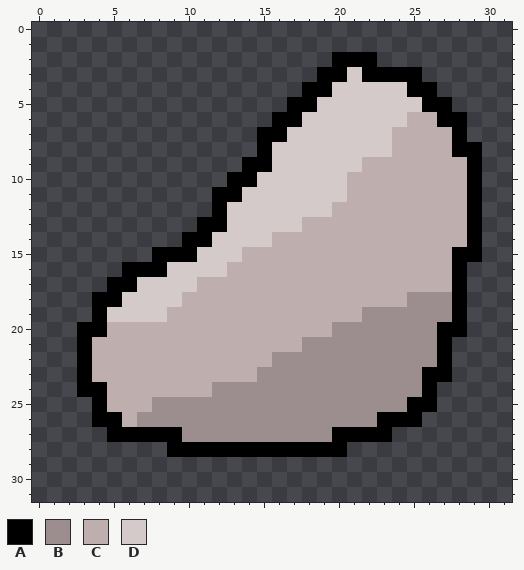
Pixel-art file: Assets/Images/Stone.ase. The first picture shows the starting point.
32x32 pixels, 1 frame.
Palette (. is transparent): A #000000  B #9c8e8e  C #beaeae  D #d5caca
Pixels before, first column x 3:
 2 .................AAA.......
 3 ................AADAAAA....
 4 ...............AADDDDDAA...
 5 ..............AADDDDDDDAA..
 6 .............AADDDDDDDCCAA.
 7 ............AADDDDDDDCCCCA.
 8 ............ADDDDDDDDCCCCAA
 9 ...........AADDDDDDCCCCCCCA
10 ..........AADDDDDDCCCCCCCCA
11 .........AADDDDDDDCCCCCCCCA
12 .........ADDDDDDDCCCCCCCCCA
13 ........AADDDDDCCCCCCCCCCCA
14 .......AADDDDCCCCCCCCCCCCCA
15 .....AAADDDCCCCCCCCCCCCCCAA
16 ...AAADDDDCCCCCCCCCCCCCCCA.
17 ..AADDDDCCCCCCCCCCCCCCCCCA.
18 .AADDDDCCCCCCCCCCCCCCCBBBA.
19 .ADDDDCCCCCCCCCCCCCBBBBBBA.
20 AACCCCCCCCCCCCCCCBBBBBBBAA.
21 ACCCCCCCCCCCCCCBBBBBBBBBA..
22 ACCCCCCCCCCCCBBBBBBBBBBBA..
23 ACCCCCCCCCCCBBBBBBBBBBBAA..
24 AACCCCCCCBBBBBBBBBBBBBBA...
25 .ACCCBBBBBBBBBBBBBBBBBAA...
26 .AACBBBBBBBBBBBBBBBBAAA....
27 ..AAAAABBBBBBBBBBAAAA......
28 ......AAAAAAAAAAAA.........
And afterwards:
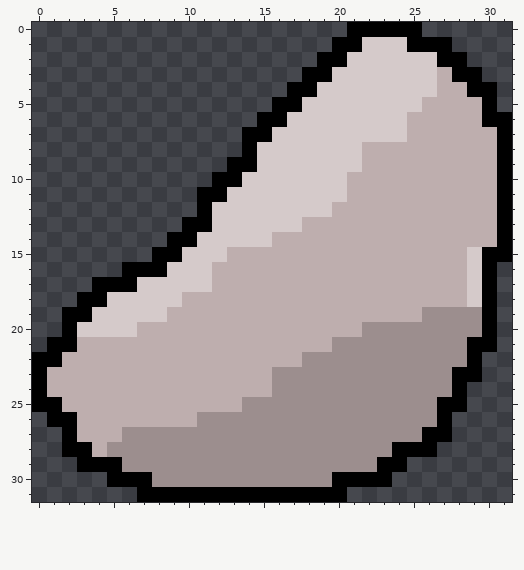
Diff:
{"y":0,"x":21,"old":".....","new":"AAAAA"}
{"y":1,"x":20,"old":"........","new":"AADDDAAA"}
{"y":2,"x":19,"old":".","new":"A"}
{"y":2,"x":21,"old":"AA......","new":"DDDDDDAA"}
{"y":3,"x":18,"old":".","new":"A"}
{"y":3,"x":20,"old":"A","new":"D"}
{"y":3,"x":22,"old":"AAAA....","new":"DDDDDCAA"}
{"y":4,"x":17,"old":".","new":"A"}
{"y":4,"x":19,"old":"A","new":"D"}
{"y":4,"x":25,"old":"AA....","new":"DDCCAA"}
{"y":5,"x":16,"old":".","new":"A"}
{"y":5,"x":18,"old":"A","new":"D"}
{"y":5,"x":26,"old":"AA...","new":"CCCCA"}
{"y":6,"x":15,"old":".","new":"A"}
{"y":6,"x":17,"old":"A","new":"D"}
{"y":6,"x":27,"old":"AA...","new":"CCCAA"}
{"y":7,"x":14,"old":".","new":"A"}
{"y":7,"x":16,"old":"A","new":"D"}
{"y":7,"x":24,"old":"C","new":"D"}
{"y":7,"x":28,"old":"A...","new":"CCCA"}
{"y":8,"x":14,"old":".A","new":"AD"}
{"y":8,"x":22,"old":"DD","new":"CC"}
{"y":8,"x":28,"old":"AA..","new":"CCCA"}
{"y":9,"x":13,"old":".","new":"A"}
{"y":9,"x":15,"old":"A","new":"D"}
{"y":9,"x":29,"old":"A..","new":"CCA"}
{"y":10,"x":12,"old":".","new":"A"}
{"y":10,"x":14,"old":"A","new":"D"}
{"y":10,"x":29,"old":"A..","new":"CCA"}
{"y":11,"x":11,"old":".","new":"A"}
{"y":11,"x":13,"old":"A","new":"D"}
{"y":11,"x":29,"old":"A..","new":"CCA"}
{"y":12,"x":11,"old":".A","new":"AD"}
{"y":12,"x":29,"old":"A..","new":"CCA"}
{"y":13,"x":10,"old":".","new":"A"}
{"y":13,"x":12,"old":"A","new":"D"}
{"y":13,"x":29,"old":"A..","new":"CCA"}
{"y":14,"x":9,"old":".","new":"A"}
{"y":14,"x":11,"old":"A","new":"D"}
{"y":14,"x":29,"old":"A..","new":"CCA"}
{"y":15,"x":10,"old":"A","new":"D"}
{"y":15,"x":13,"old":"D","new":"C"}
{"y":15,"x":28,"old":"AA..","new":"CDAA"}
{"y":16,"x":12,"old":"D","new":"C"}
{"y":16,"x":28,"old":"A..","new":"CDA"}
{"y":17,"x":4,"old":".","new":"A"}
{"y":17,"x":11,"old":"C","new":"D"}
{"y":17,"x":28,"old":"A..","new":"CDA"}
{"y":18,"x":3,"old":".","new":"A"}
{"y":18,"x":5,"old":"A","new":"D"}
{"y":18,"x":25,"old":"BBBA..","new":"CCCCDA"}
{"y":19,"x":2,"old":"..A","new":"AAD"}
{"y":19,"x":22,"old":"BBBB","new":"CCCC"}
{"y":19,"x":28,"old":"A..","new":"BBA"}
{"y":20,"x":2,"old":".AACC","new":"ADDDD"}
{"y":20,"x":20,"old":"BB","new":"CC"}
{"y":20,"x":27,"old":"AA..","new":"BBBA"}
{"y":21,"x":1,"old":"..A","new":"AAC"}
{"y":21,"x":18,"old":"BB","new":"CC"}
{"y":21,"x":27,"old":"A...","new":"BBAA"}
{"y":22,"x":0,"old":"...A","new":"AACC"}
{"y":22,"x":16,"old":"BB","new":"CC"}
{"y":22,"x":27,"old":"A..","new":"BBA"}
{"y":23,"x":0,"old":"...A","new":"ACCC"}
{"y":23,"x":15,"old":"B","new":"C"}
{"y":23,"x":26,"old":"AA..","new":"BBAA"}
{"y":24,"x":0,"old":"...AA","new":"ACCCC"}
{"y":24,"x":12,"old":"BBBB","new":"CCCC"}
{"y":24,"x":26,"old":"A..","new":"BBA"}
{"y":25,"x":0,"old":"....A","new":"AACCC"}
{"y":25,"x":8,"old":"BBBBBB","new":"CCCCCC"}
{"y":25,"x":25,"old":"AA..","new":"BBAA"}
{"y":26,"x":1,"old":"...AA","new":"AACCC"}
{"y":26,"x":7,"old":"BBBB","new":"CCCC"}
{"y":26,"x":23,"old":"AAA..","new":"BBBBA"}
{"y":27,"x":2,"old":"...AAAAA","new":"ACCCBBBB"}
{"y":27,"x":20,"old":"AAAA....","new":"BBBBBBAA"}
{"y":28,"x":2,"old":".......AAAAAAAAAAAA......","new":"AACBBBBBBBBBBBBBBBBBBBAAA"}
{"y":29,"x":3,"old":"......................","new":"AAABBBBBBBBBBBBBBBBBAA"}
{"y":30,"x":5,"old":"...................","new":"AAABBBBBBBBBBBBAAAA"}
{"y":31,"x":7,"old":"..............","new":"AAAAAAAAAAAAAA"}
{"label":"changed","picture_box":[32,22,512,502]}
